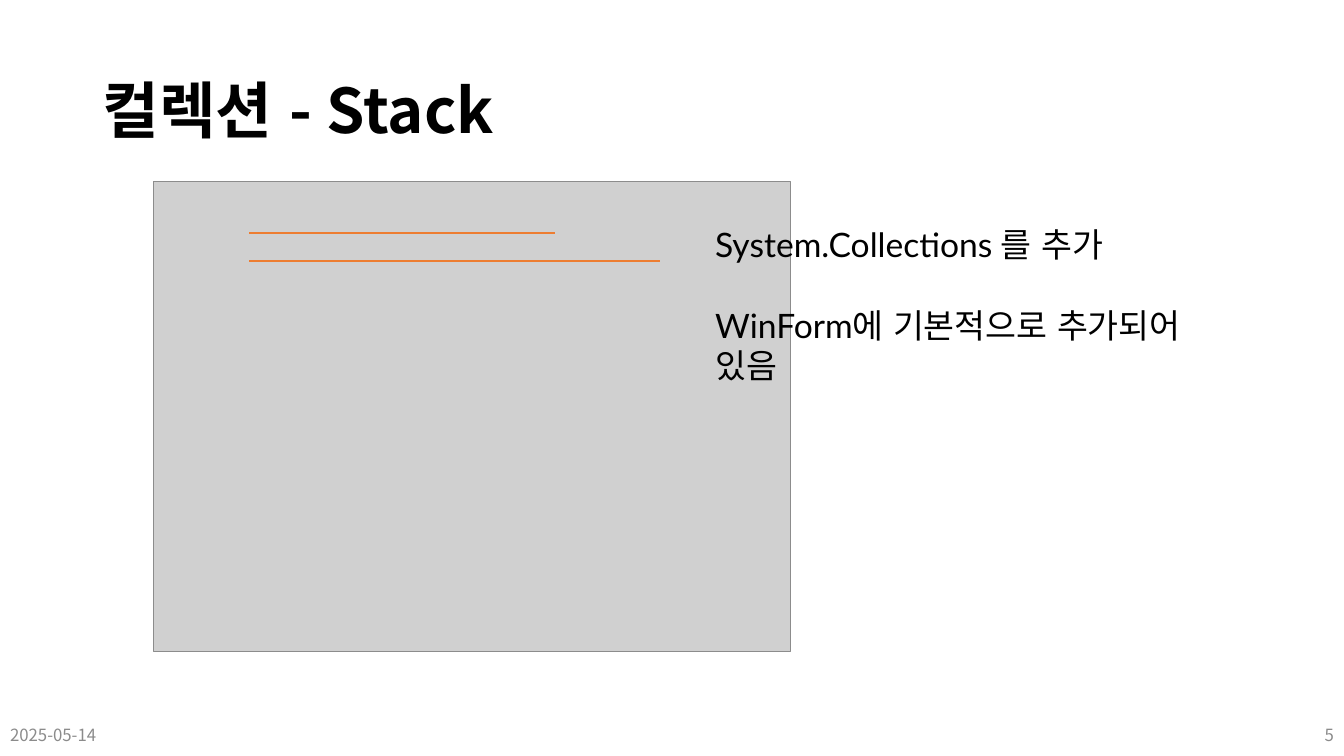
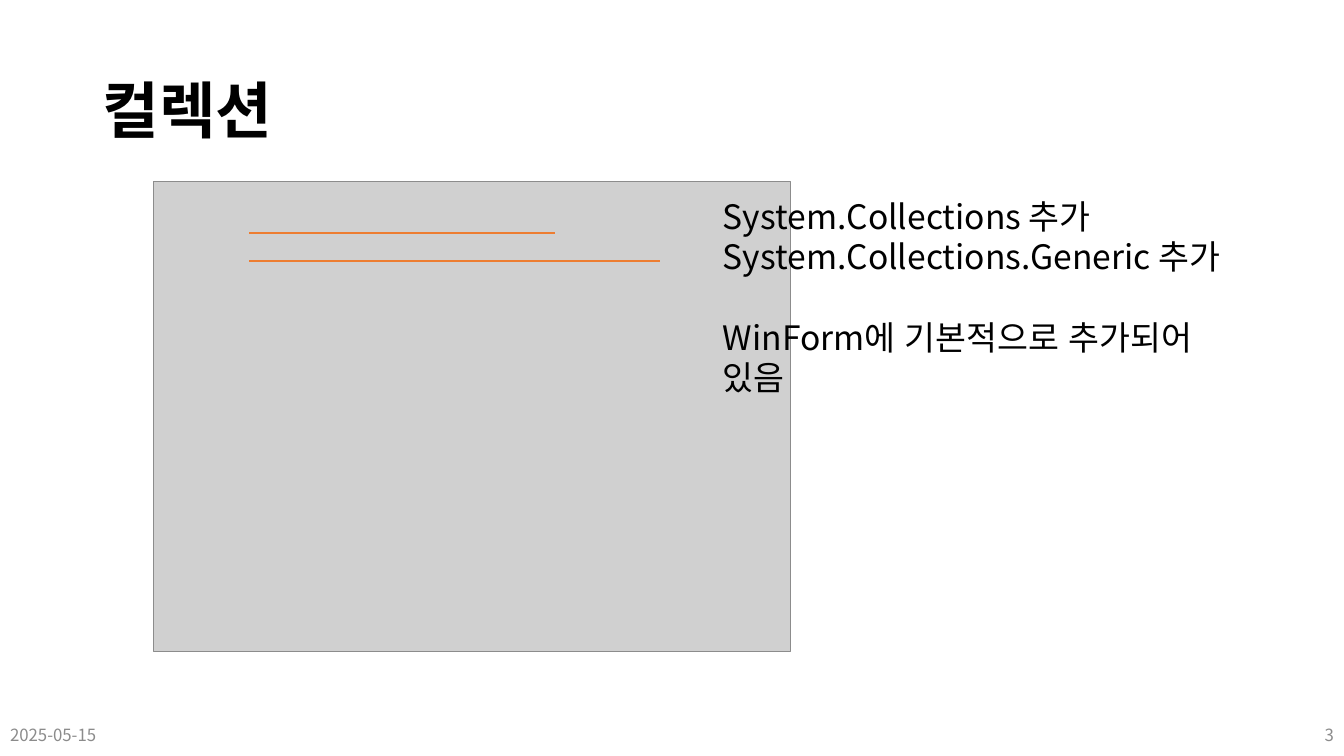
Before and after one commit to Leader-Lesson/KDT_SF_Short_5th, a slide deck: slide 3 of material/14_CSharp_심화문법 (컬렉션).pptx (slide 5 before the commit). Drawn at 1344x756 pixels with LibreOffice and Linux fonts; fonts in the diff are those of the drawing; grey boxes stand for pictures; background and template pictures are left out. Boxes give left, top, right and bottom in pixels: in the first picture for what was removed or moved away, otherwise in the second. Text is boxed around its words. In the diff, an @@ line names an element or a change of style, - is before the commit and + after.

```diff
--- a/material/14_CSharp_심화문법 (컬렉션).pptx
+++ b/material/14_CSharp_심화문법 (컬렉션).pptx
@@ title at [102,81,272,139]: text changed @@
-컬렉션 - Stack
+컬렉션
@@ text "System.Collections 추가": place and size @@
-text "System.Collections 추가" at [715,228,1181,381]
+text "System.Collections 추가" at [723,194,1221,359]
@@ text at [723,194,1221,279]: text changed; font Lato to Noto Sans CJK KR @@
-System.Collections 를 추가
+System.Collections 추가
+System.Collections.Generic 추가
@@ text at [723,315,1193,359]: font Lato to Noto Sans CJK KR in "WinForm에 기본적으로 추가되어 있음" @@
@@ text at [10,728,96,741]: text changed @@
-2025-05-14
+2025-05-15
@@ page number at [1325,728,1334,741]: text changed @@
-5
+3
```
Also in this commit, not shown: 12 other slides changed, 5 slides added, 17 slides removed, 27 other files.
